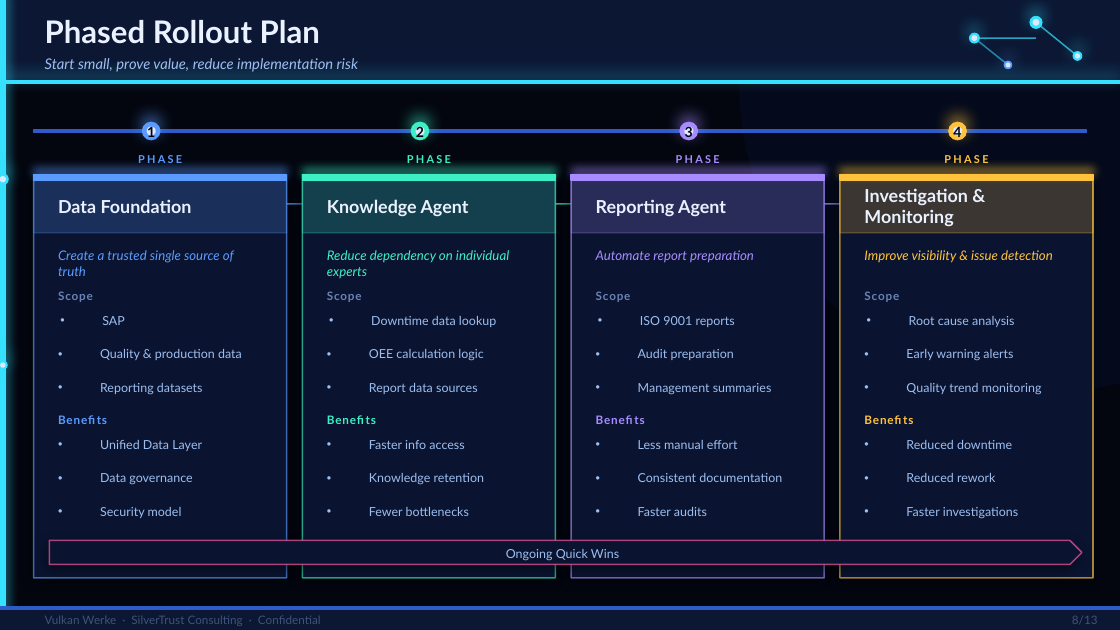
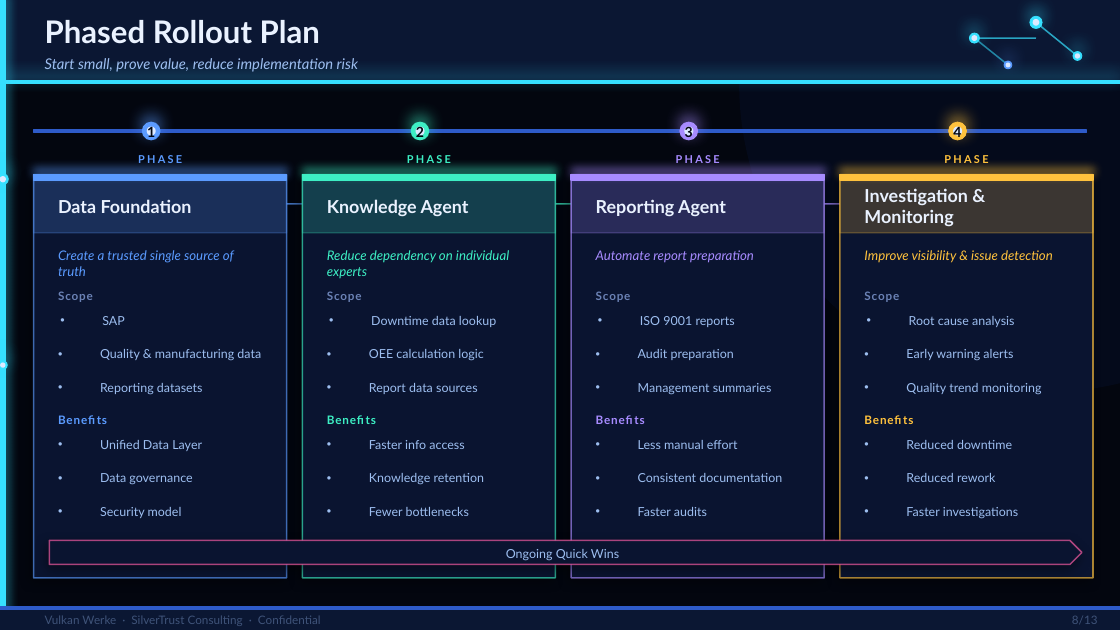
Before and after one commit to maxxeagleowl/Project_Vulkan_Werke_-_FemCare_AI, a slide deck: slide 12 of Vulcan Werke/VulkanWerke_Solution_Proposal_2.0.pptx. Drawn at 1120x630 pixels with LibreOffice and Linux fonts; fonts in the diff are those of the drawing. Boxes give left, top, right and bottom in pixels: in the first picture for what was removed or moved away, otherwise in the second. Text is boxed around its words. In the diff, an @@ line names an element or a change of style, - is before the commit and + after.

```diff
--- a/Vulcan Werke/VulkanWerke_Solution_Proposal_2.0.pptx
+++ b/Vulcan Werke/VulkanWerke_Solution_Proposal_2.0.pptx
@@ text at (100, 349, 261, 361): text changed @@
-• Quality & production data
+• Quality & manufacturing data
```
Also in this commit, not shown: 3 other slides changed.
